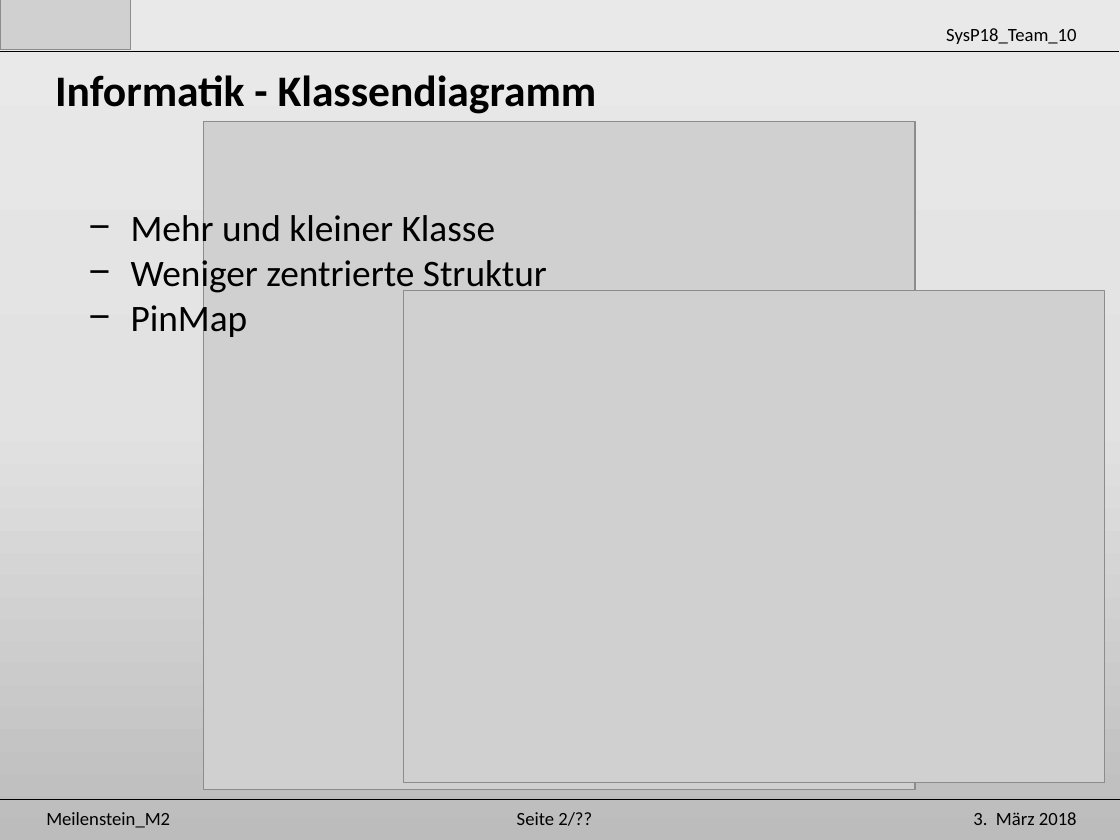
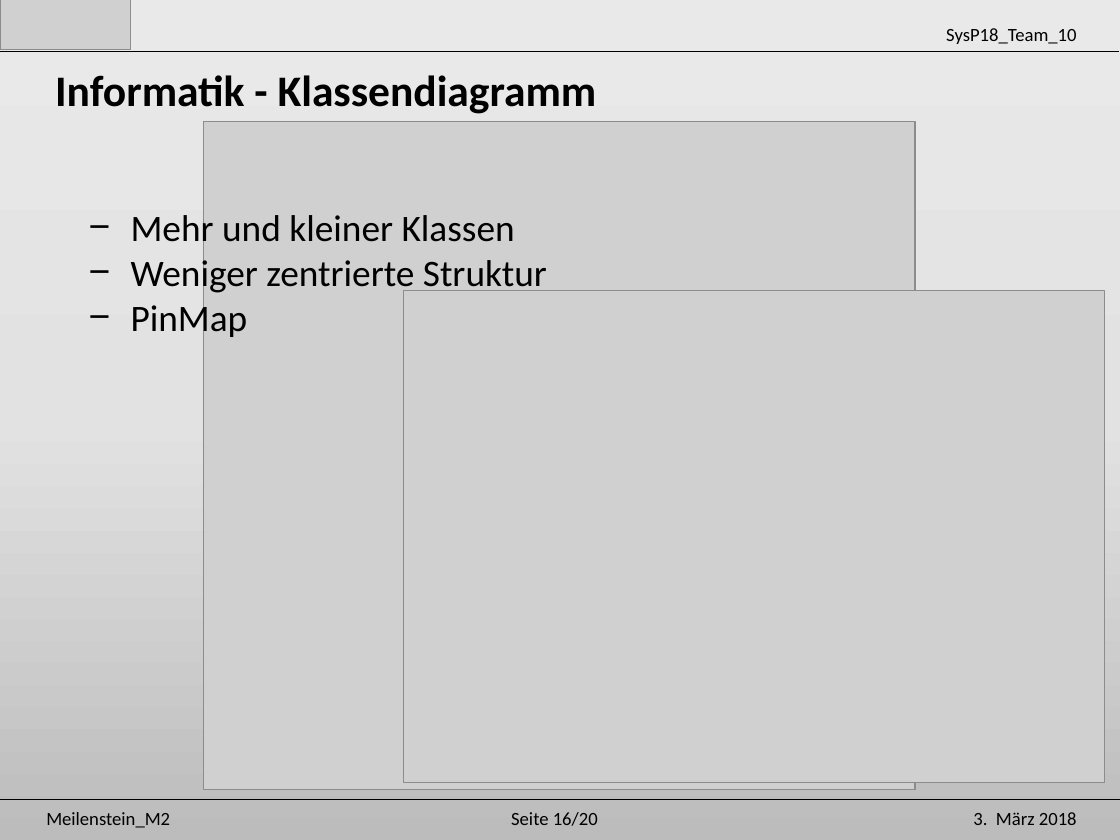
Before and after one commit to Unaqwyn/SysP18_1cv, a slide deck: slide 17 of 01_Organisation/02_Meilensteine/m2/Praesentation_m2.pptx. Drawn at 1120x840 pixels with LibreOffice and Linux fonts; fonts in the diff are those of the drawing; grey boxes stand for pictures. Boxes give left, top, right and bottom in pixels: in the first picture for what was removed or moved away, otherwise in the second. Text is boxed around its words. In the diff, an @@ line names an element or a change of style, - is before the commit and + after.

```diff
--- a/01_Organisation/02_Meilensteine/m2/Praesentation_m2.pptx
+++ b/01_Organisation/02_Meilensteine/m2/Praesentation_m2.pptx
@@ text at (131,210,515,251): text changed @@
-− Mehr und kleiner Klasse
+− Mehr und kleiner Klassen
@@ text at (511,812,598,826): text changed @@
-Seite 2/??
+Seite 16/20
```
Also in this commit, not shown: 18 other slides changed, 1 slide added.
